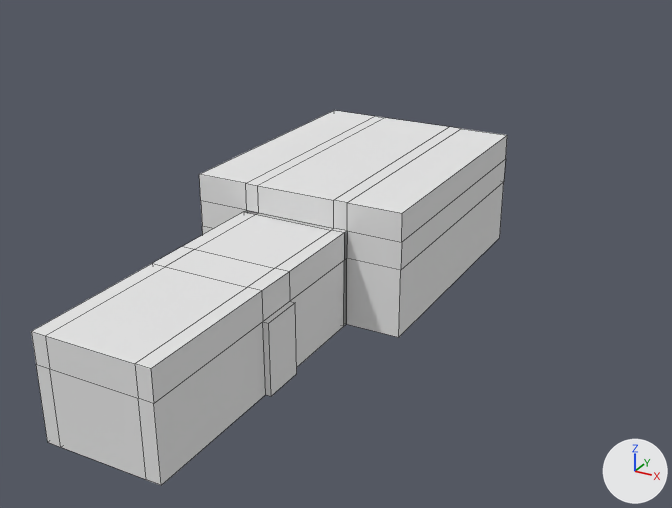
A saved change to the Blender file GWS test scene/Assets/Custom Assets/gwtest.blend.
Both versions are drawn from a 50 mm lens placed at (15.5, -20.2, 15.3), pointed at (-2.3, 12.3, -1.0). Arrows for +X, +Y and +Z are at lower right; the lights stay in place. Mesh edges are drawn as thin lines on the coarser meshes.

The first picture shows 'Hallway'.
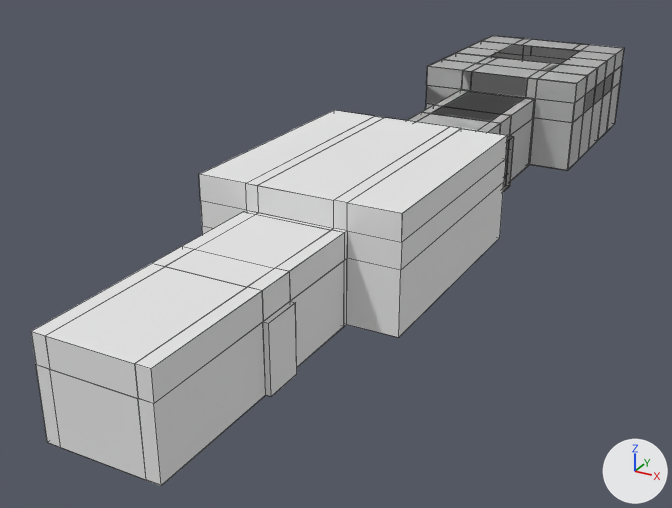
Location of each change, (x1, y1, x2, y2) in pixels of the pictures (672 x 508 px):
'Hallway', modifiers changed
    before: (31, 110, 507, 485)
    after: (31, 110, 507, 486)
'Hallway.001', added
    after: (407, 36, 624, 192)

What changed in the scene script:
```text
Add me_plane_001:
    me_plane_001.from_pydata(...)  # 712 vertices, 704 faces; spans x -4.0..4.0, y -5.0..15.2, z 0.0..4.5
    me_plane_001.materials.append(mat_gwstest)  # its picture is missing
Change ob_hallway:
    add _m = ob_hallway.modifiers.new('Solidify', 'SOLIDIFY')
    add _m.nonmanifold_thickness_mode = 'FIXED'
    add _m.nonmanifold_merge_threshold = 0.0003
Add ob_hallway_001:
    ob_hallway_001 = bpy.data.objects.new('Hallway.001', me_plane_001)
    ob_hallway_001.location = (0.0, 20.2, 0.0)
    _m = ob_hallway_001.modifiers.new('Solidify', 'SOLIDIFY')
    _m.nonmanifold_thickness_mode = 'FIXED'
    _m.nonmanifold_merge_threshold = 0.0003
```
